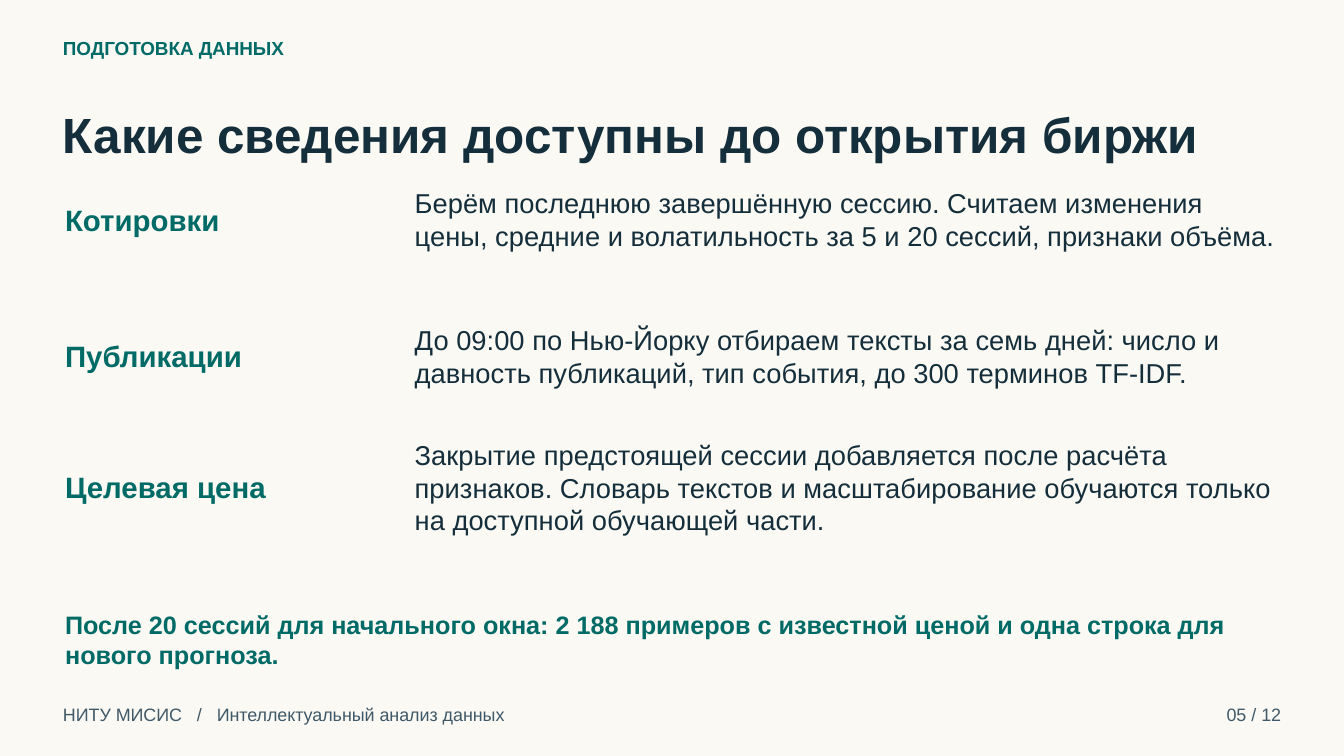
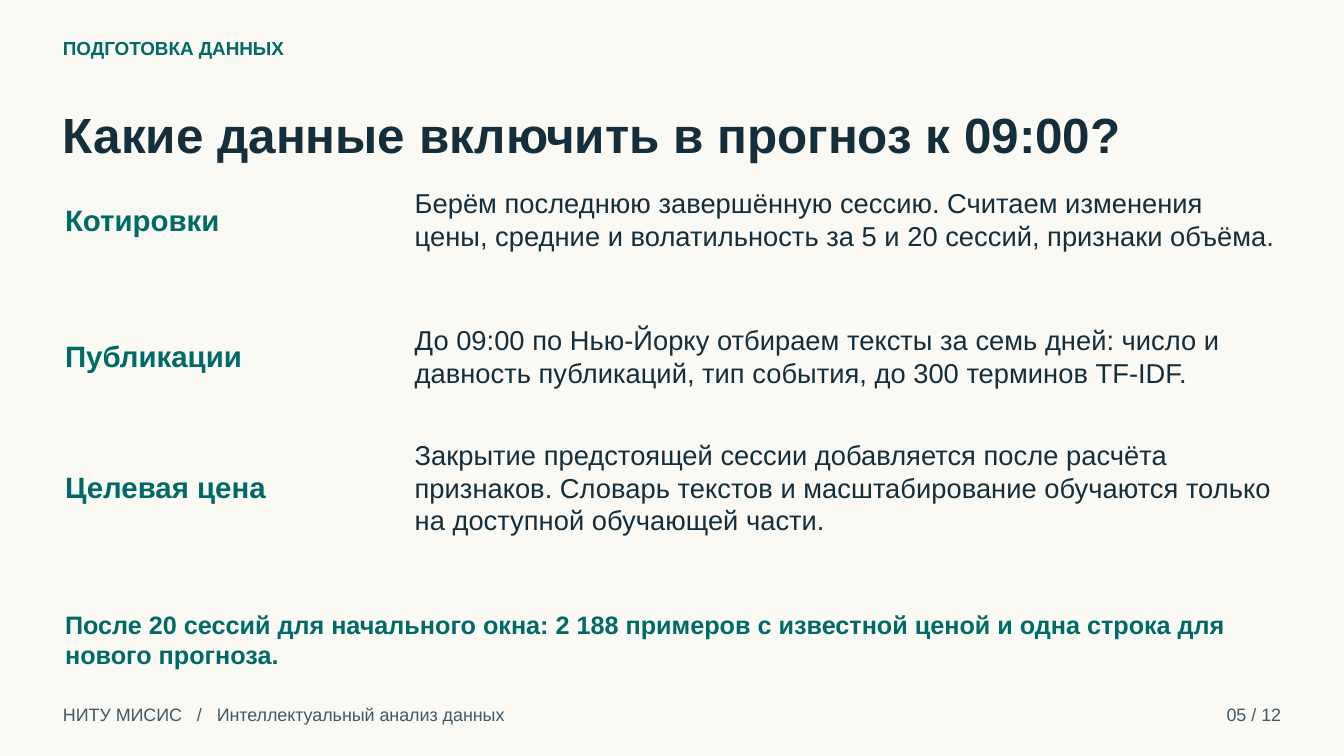
Before and after one commit to PolovinkaVA/iad-stock-market, a slide deck: slide 5 of reports/Презентация_ИАД_MSFT_Половинка_ВА.pptx. Drawn at 1344x756 pixels with LibreOffice and Linux fonts; fonts in the diff are those of the drawing. Boxes give left, top, right and bottom in pixels: in the first picture for what was removed or moved away, otherwise in the second. Text is boxed around its words. In the diff, an @@ line names an element or a change of style, - is before the commit and + after.

```diff
--- a/reports/Презентация_ИАД_MSFT_Половинка_ВА.pptx
+++ b/reports/Презентация_ИАД_MSFT_Половинка_ВА.pptx
@@ text at box(63, 118, 1120, 162): text changed @@
-Какие сведения доступны до открытия биржи
+Какие данные включить в прогноз к 09:00?
```
Also in this commit, not shown: 5 other slides changed.
